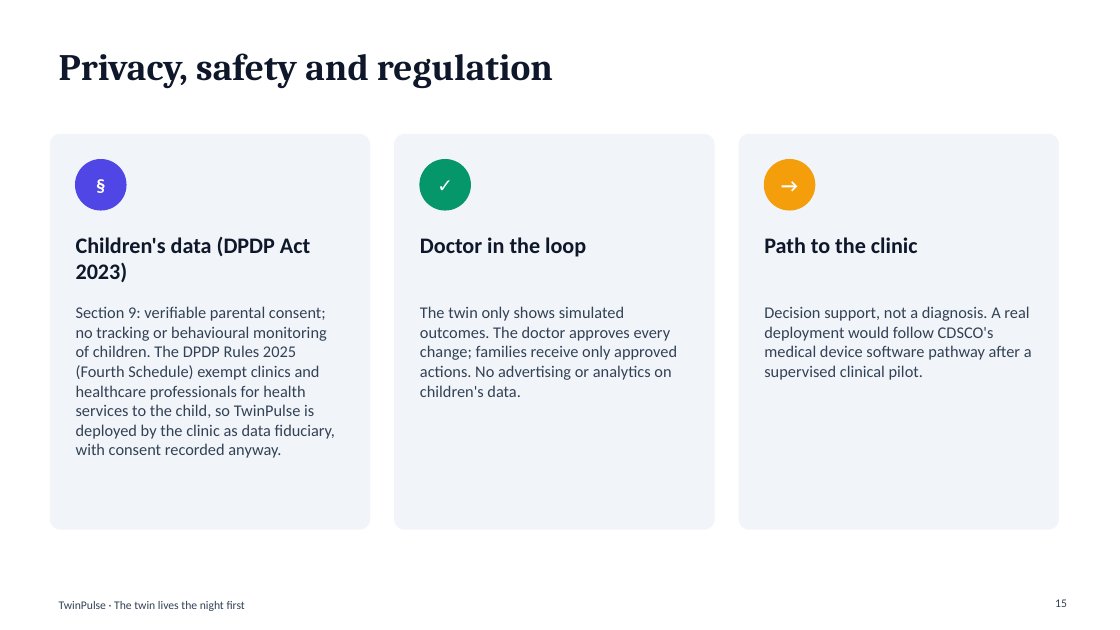
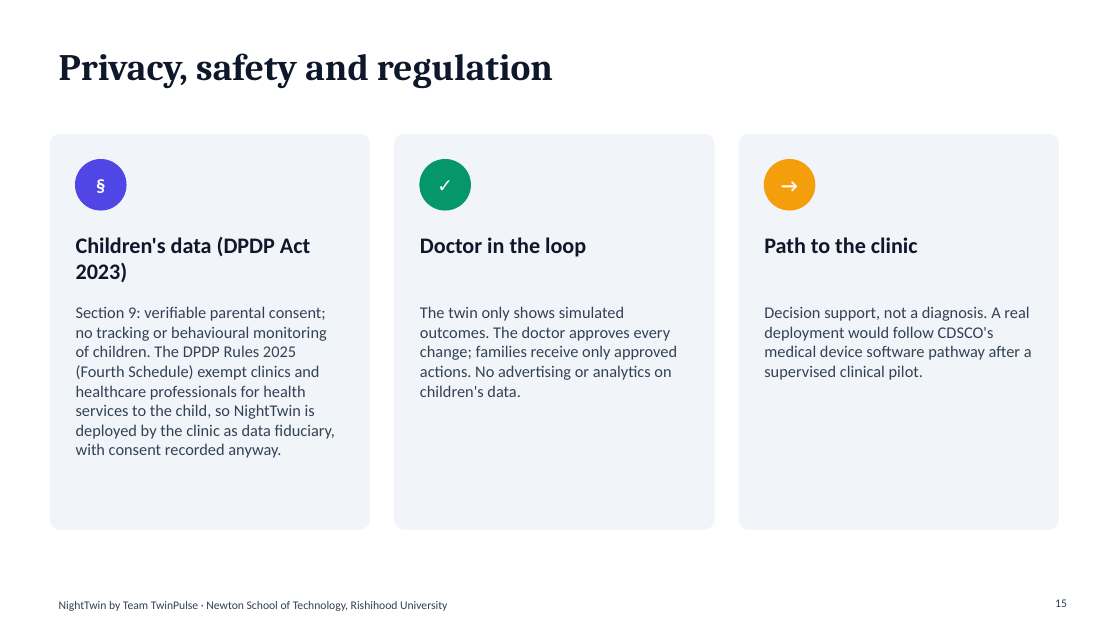
Before and after one commit to MananGilhotra/TwinPulse_NewtonSchoolOfTechnology_RishihoodUniversity, a slide deck: slide 15 of docs/TwinPulse_Presentation.pptx. Drawn at 1120x630 pixels with LibreOffice and Linux fonts; fonts in the diff are those of the drawing. Boxes give left, top, right and bottom in pixels: in the first picture for what was removed or moved away, otherwise in the second. Text is boxed around its words. In the diff, an @@ line names an element or a change of style, - is before the commit and + after.

Commit message:
NightTwin: live browser demo, team and college details, narrated video tooling
- Static live demo on GitHub Pages; twin ported to JavaScript (dashboard/src/twin.js)
- Shareable demo states via URL (e.g. #patient/TP-001?snack=15&shift=90)
- Branding: NightTwin by Team TwinPulse, Newton School of Technology, Rishihood University
- README: live demo, video link, T1D rationale, brief compliance
- Narrated walkthrough generator (scripts/make_video.py); deck and architecture rebranded

```diff
--- a/docs/TwinPulse_Presentation.pptx
+++ b/docs/TwinPulse_Presentation.pptx
@@ text at (76, 306, 335, 458): text changed @@
-Section 9: verifiable parental consent; no tracking or behavioural monitoring of children. The DPDP Rules 2025 (Fourth Schedule) exempt clinics and healthcare professionals for health services to the child, so TwinPulse is deployed by the clinic as data fiduciary, with consent recorded anyway.
+Section 9: verifiable parental consent; no tracking or behavioural monitoring of children. The DPDP Rules 2025 (Fourth Schedule) exempt clinics and healthcare professionals for health services to the child, so NightTwin is deployed by the clinic as data fiduciary, with consent recorded anyway.
@@ text at (59, 601, 447, 611): text changed @@
-TwinPulse · The twin lives the night first
+NightTwin by Team TwinPulse · Newton School of Technology, Rishihood University
```
Also in this commit, not shown: 17 other slides changed, 50 other files.
